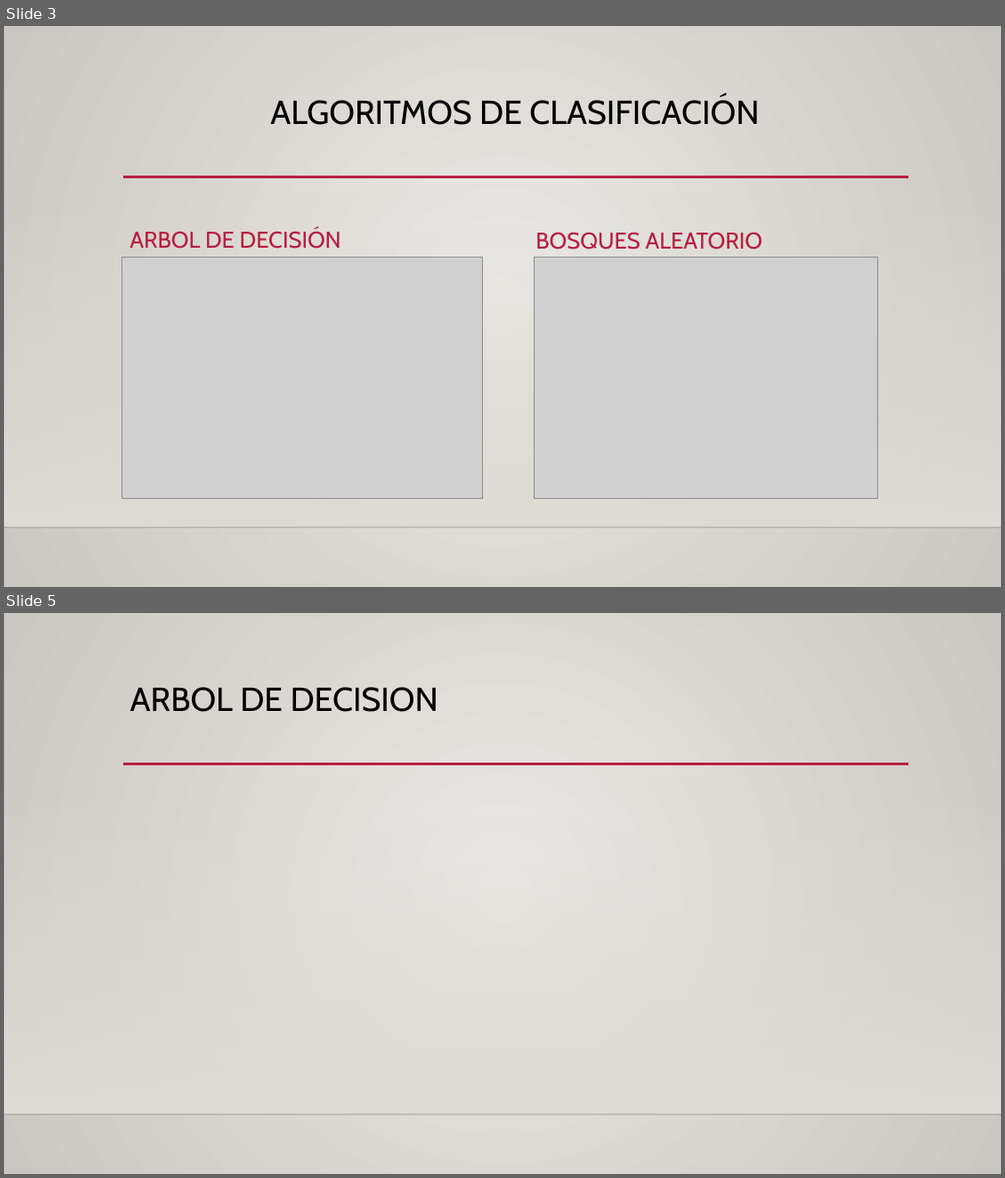
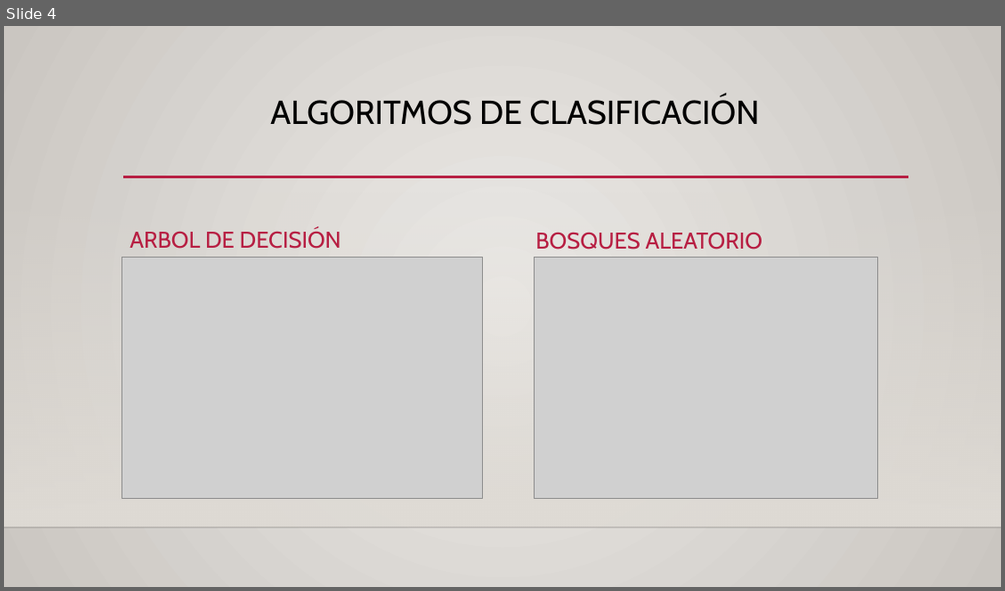
Before and after one commit to hymsly/DS, a slide deck: CasoBCP_HansAmaro.pptx. Shown one above the other, each under a label of ours: slides 3 and 5 before the commit, slide 4 after it; the slides between them are not shown. The pictures are 1005x1178 and 1005x591 pixels, drawn with LibreOffice and Linux fonts; fonts in the diff are those of the drawing; grey boxes stand for pictures; background and template pictures are left out. Boxes give left, top, right and bottom in pixels: in the first picture for what was removed or moved away, otherwise in the second. Text is boxed around its words. In the diff, an @@ line names an element or a change of style, - is before the commit and + after.

```diff
--- a/CasoBCP_HansAmaro.pptx
+++ b/CasoBCP_HansAmaro.pptx
@@ slide 5 removed at bbox=[4, 613, 1001, 1174], background gradient #ECEAE7 to #CAC7C1; not listed: 3 template elements that a slide beside it also shows @@
@@ title removed at bbox=[130, 687, 438, 712] @@
-ARBOL DE DECISION
@@ what was slide 3 is now slide 4 @@
```
Also in this commit, not shown: 1 slide changed, 3 slides added, 1 other slide removed, 2 other files.
